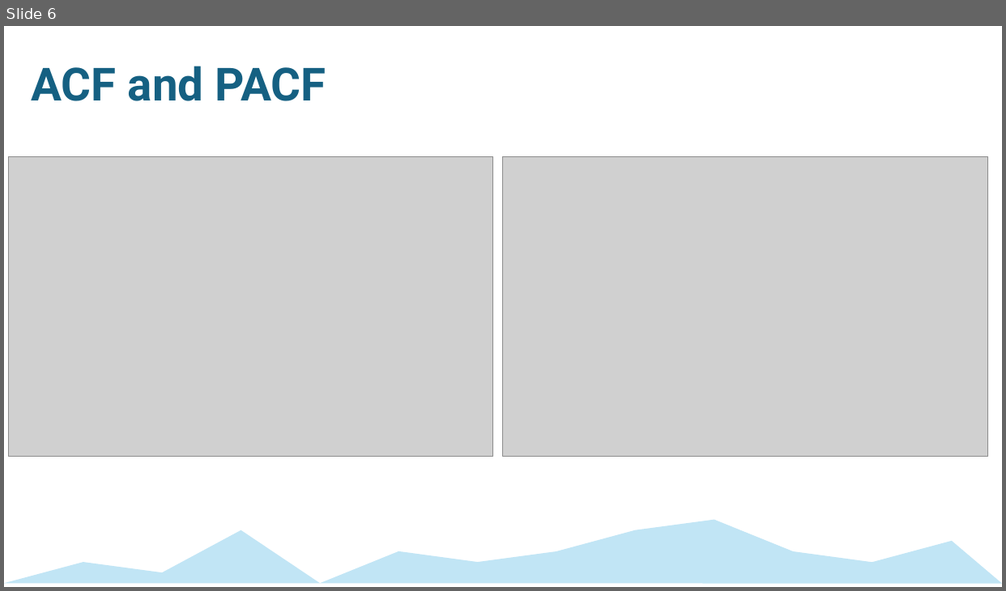
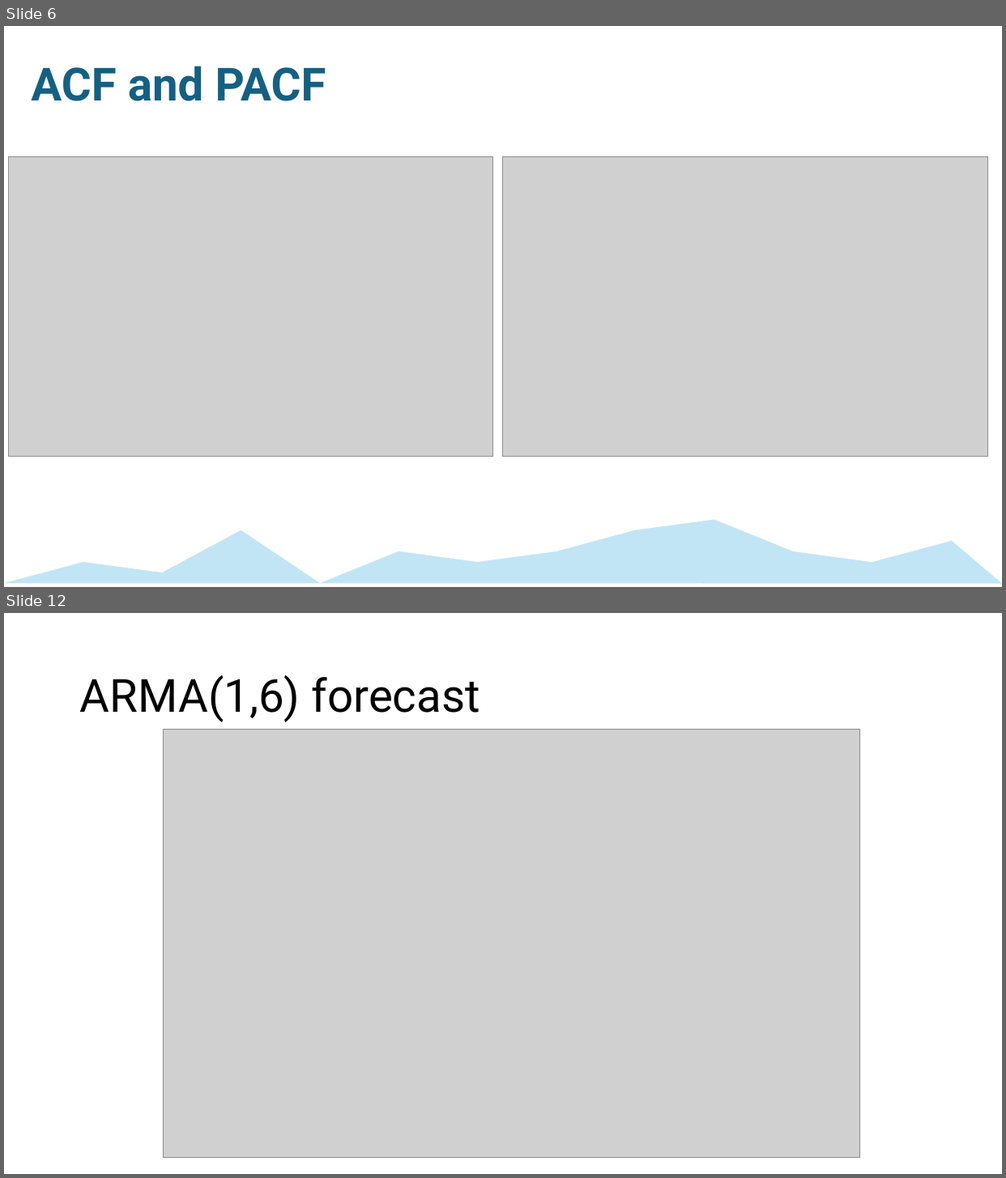
Before and after one commit to mckenzie-maidl/data5305-traffic-predictions, a slide deck: Presentations/Step1Presentation_ECON5305_DataTranslationChallenge.pptx. Shown one above the other, each under a label of ours: slide 6 before the commit, slides 6 and 12 after it; the slides between them are not shown. The pictures are 1006x591 and 1006x1178 pixels, drawn with LibreOffice and Linux fonts; fonts in the diff are those of the drawing; grey boxes stand for pictures. Boxes give left, top, right and bottom in pixels: in the first picture for what was removed or moved away, otherwise in the second. Text is boxed around its words. In the diff, an @@ line names an element or a change of style, - is before the commit and + after.

```diff
--- a/Presentations/Step1Presentation_ECON5305_DataTranslationChallenge.pptx
+++ b/Presentations/Step1Presentation_ECON5305_DataTranslationChallenge.pptx
@@ slide 12 added at bbox=[4, 613, 1002, 1174], background #FFFFFF @@
@@ title added at bbox=[80, 675, 480, 722], 44 pt, text #000000 @@
+ARMA(1,6) forecast
@@ picture added at bbox=[164, 729, 859, 1158] @@
```
Also in this commit, not shown: 6 other slides added, 3 other files.
